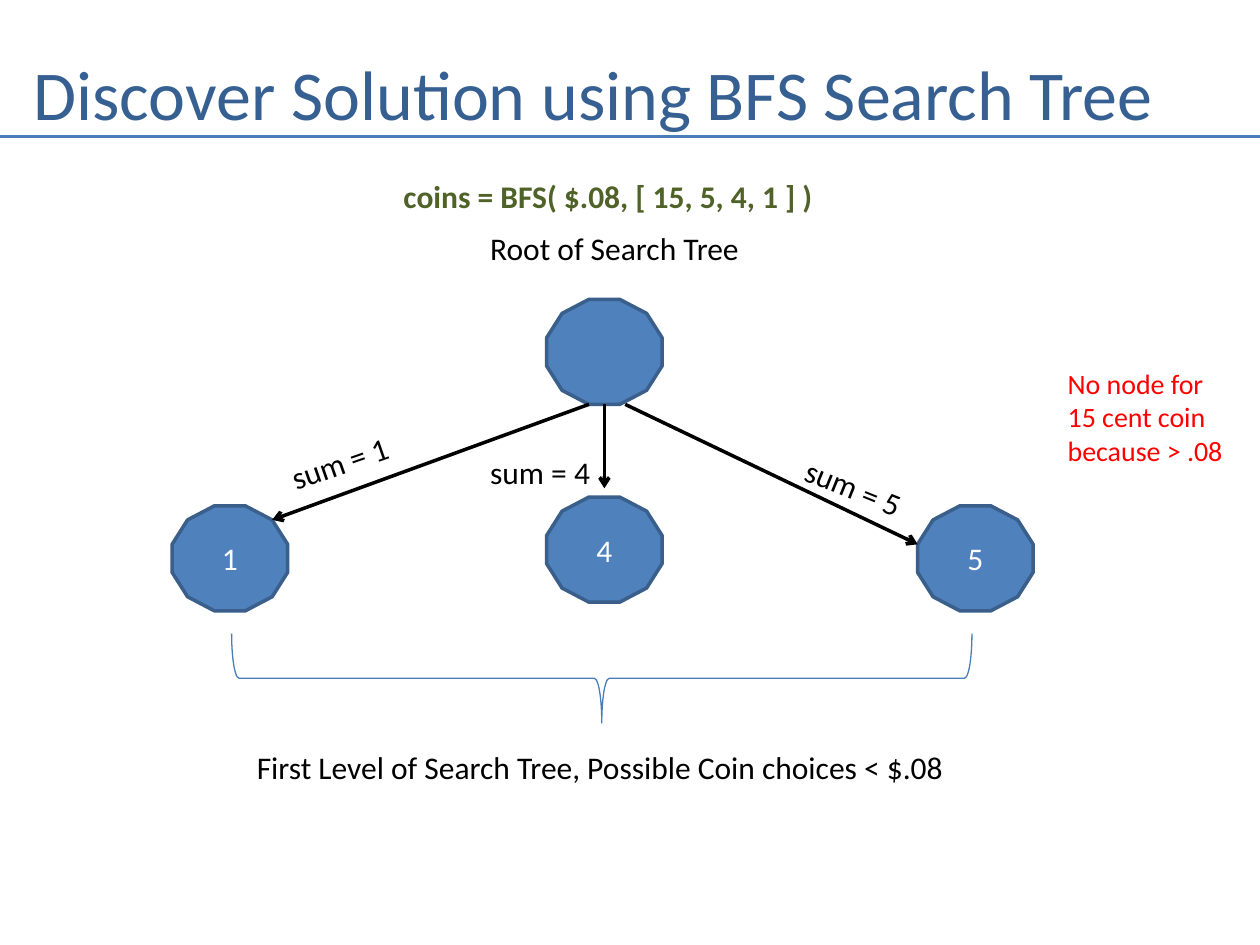
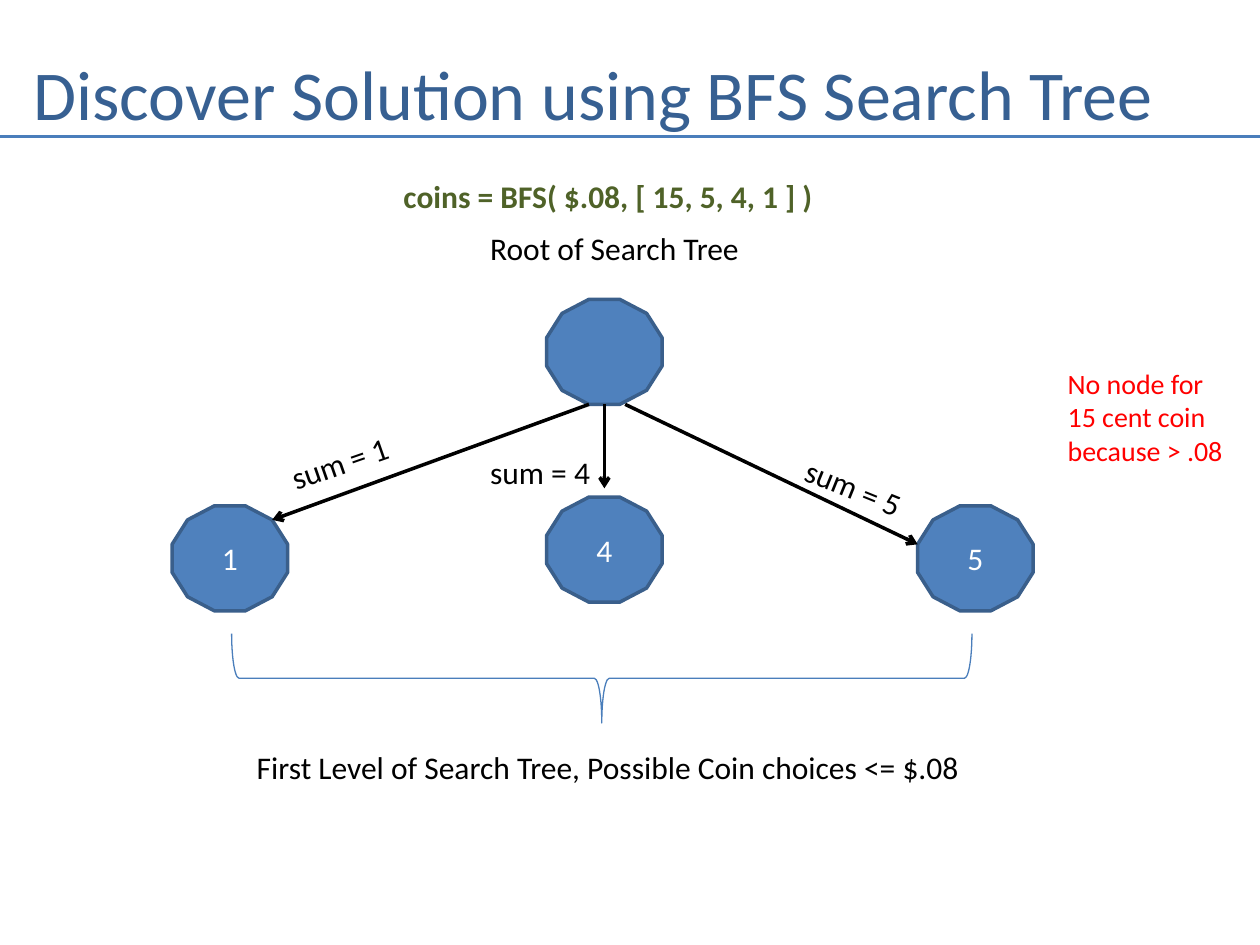
Before and after one commit to andrewferlitsch/Portland-Data-Science-Group, a slide deck: slide 7 of Presentations/AI Dynamic Programming.pptx. Drawn at 1260x945 pixels with LibreOffice and Linux fonts; fonts in the diff are those of the drawing. Boxes give left, top, right and bottom in pixels: in the first picture for what was removed or moved away, otherwise in the second. Text is boxed around its words. In the diff, an @@ line names an element or a change of style, - is before the commit and + after.

```diff
--- a/Presentations/AI Dynamic Programming.pptx
+++ b/Presentations/AI Dynamic Programming.pptx
@@ text at <box>257,757,959,783</box>: text changed @@
-First Level of Search Tree, Possible Coin choices < $.08
+First Level of Search Tree, Possible Coin choices <= $.08
```
Also in this commit, not shown: 2 other slides changed, 3 other files.
